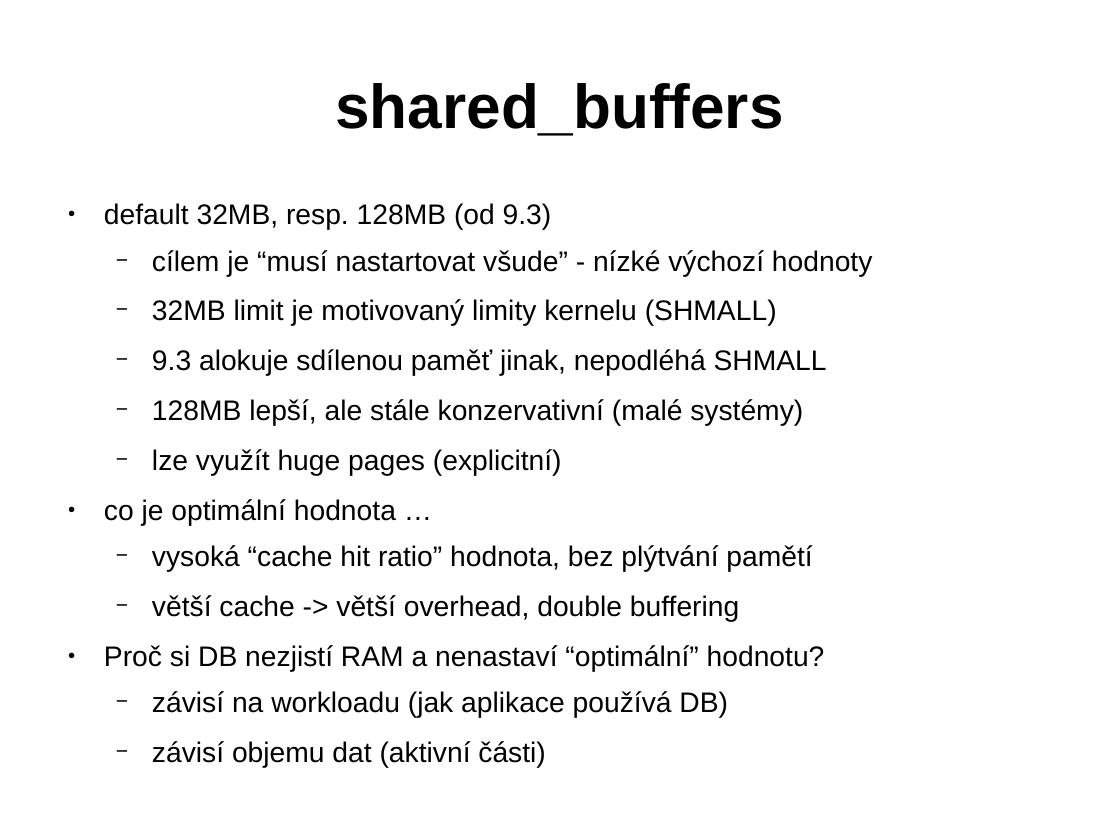
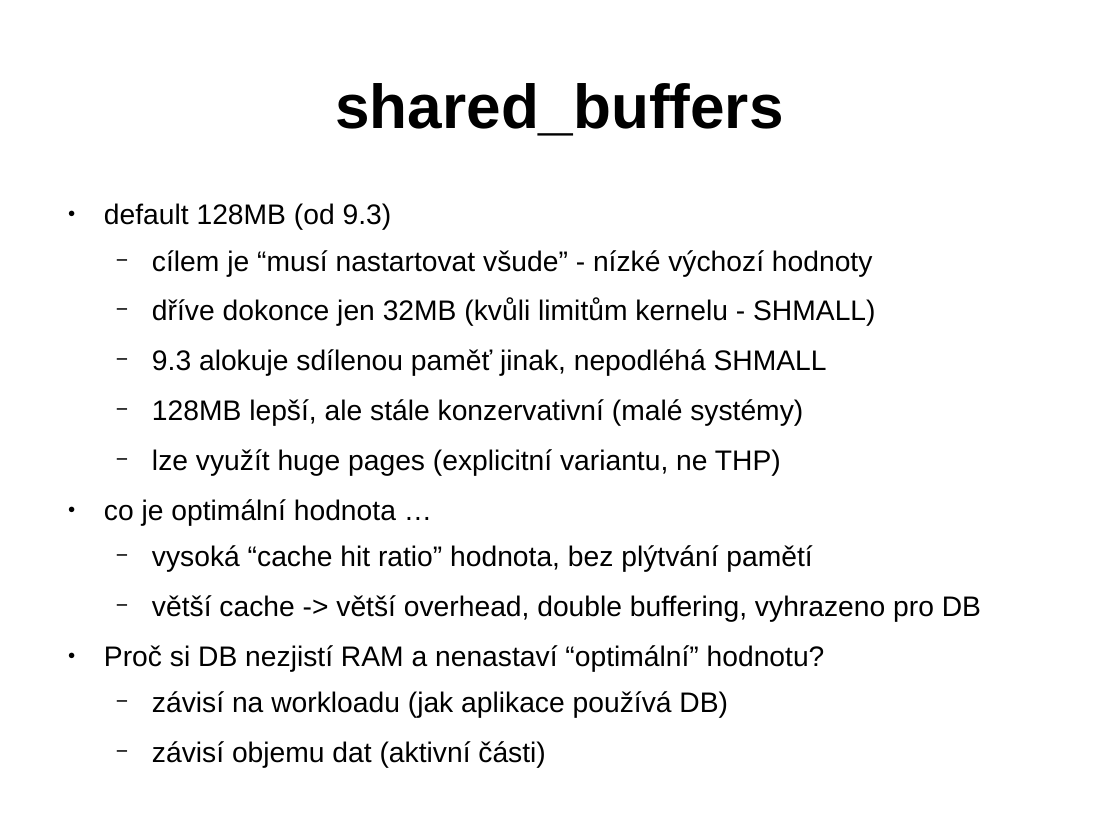
Before and after one commit to tvondra/perf_tuning_training, a slide deck: slide 8 of perf-tuning-training.odp (slide 7 before the commit). Drawn at 1120x840 pixels with LibreOffice and Linux fonts; fonts in the diff are those of the drawing. Boxes give left, top, right and bottom in pixels: in the first picture for what was removed or moved away, otherwise in the second. Text is boxed around its words. In the diff, an @@ line names an element or a change of style, - is before the commit and + after.

```diff
--- a/perf-tuning-training.odp
+++ b/perf-tuning-training.odp
@@ text at (104,203,392,230): text changed @@
-● default 32MB, resp. 128MB (od 9.3)
+● default 128MB (od 9.3)
@@ text at (152,298,875,326): text changed @@
-  − 32MB limit je motivovaný limity kernelu (SHMALL)
+  − dříve dokonce jen 32MB (kvůli limitům kernelu - SHMALL)
@@ text at (152,449,781,476): text changed @@
-  − lze využít huge pages (explicitní)
+  − lze využít huge pages (explicitní variantu, ne THP)
@@ text at (152,595,981,622): text changed @@
-  − větší cache -> větší overhead, double buffering
+  − větší cache -> větší overhead, double buffering, vyhrazeno pro DB
```
Also in this commit, not shown: 14 other slides changed, 2 slides added, 2 other files.
